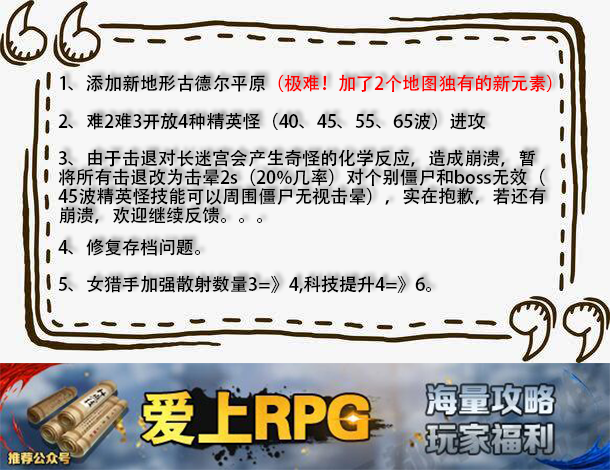
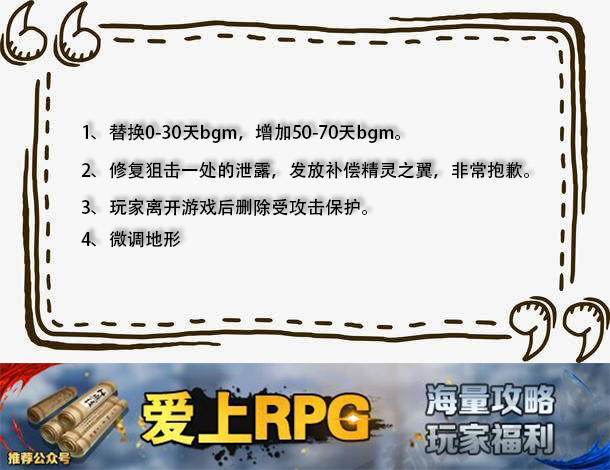
Layers edited between the first and the second (610, 470) image:
renamed "1、添加新地形古德尔平原（极难！加了2个地图独有的新元素） 2、难2难3开放4种精英怪（40、45、55、65波）进攻 3" to "1、替换0-30天bgm，增加50-70天bgm。 2、修复狙击一处的泄露，发放补偿精灵之翼，非常抱歉。 3、玩家离开游戏", painted on it over [left=58, top=74, right=552, bottom=294]
